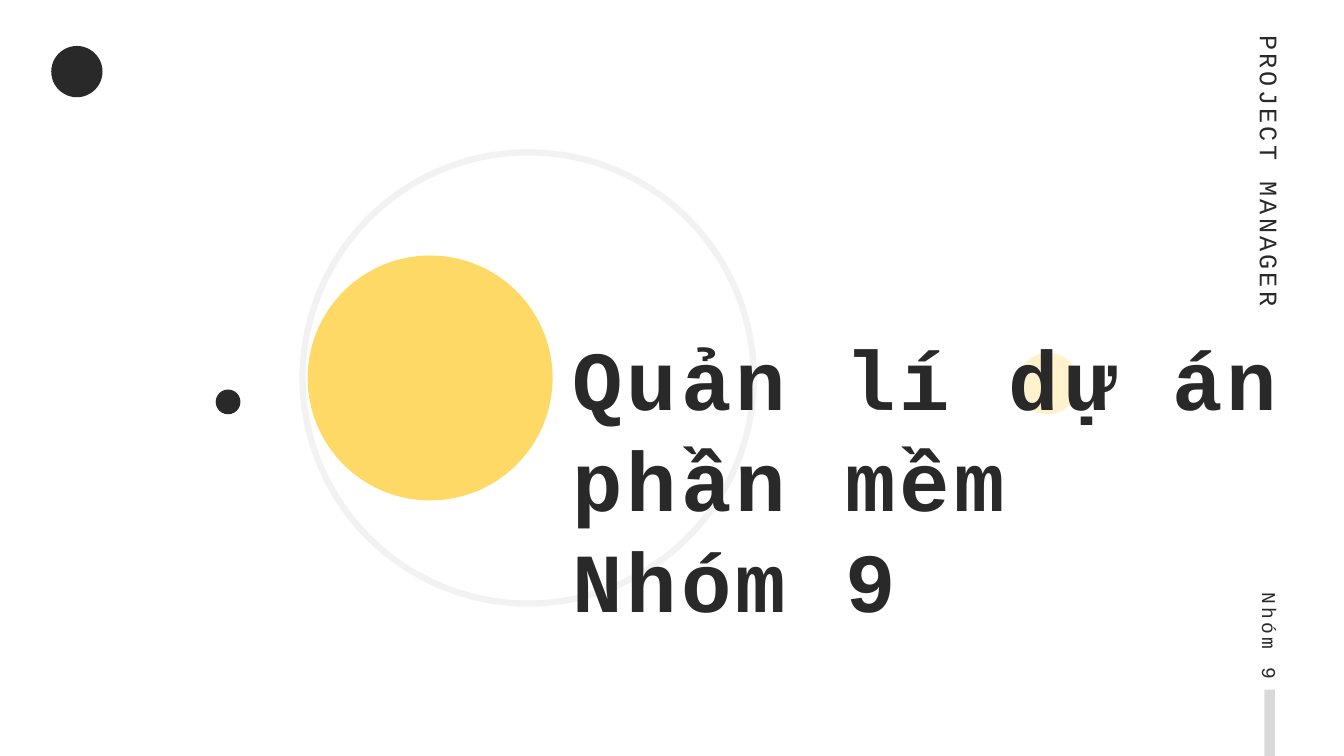
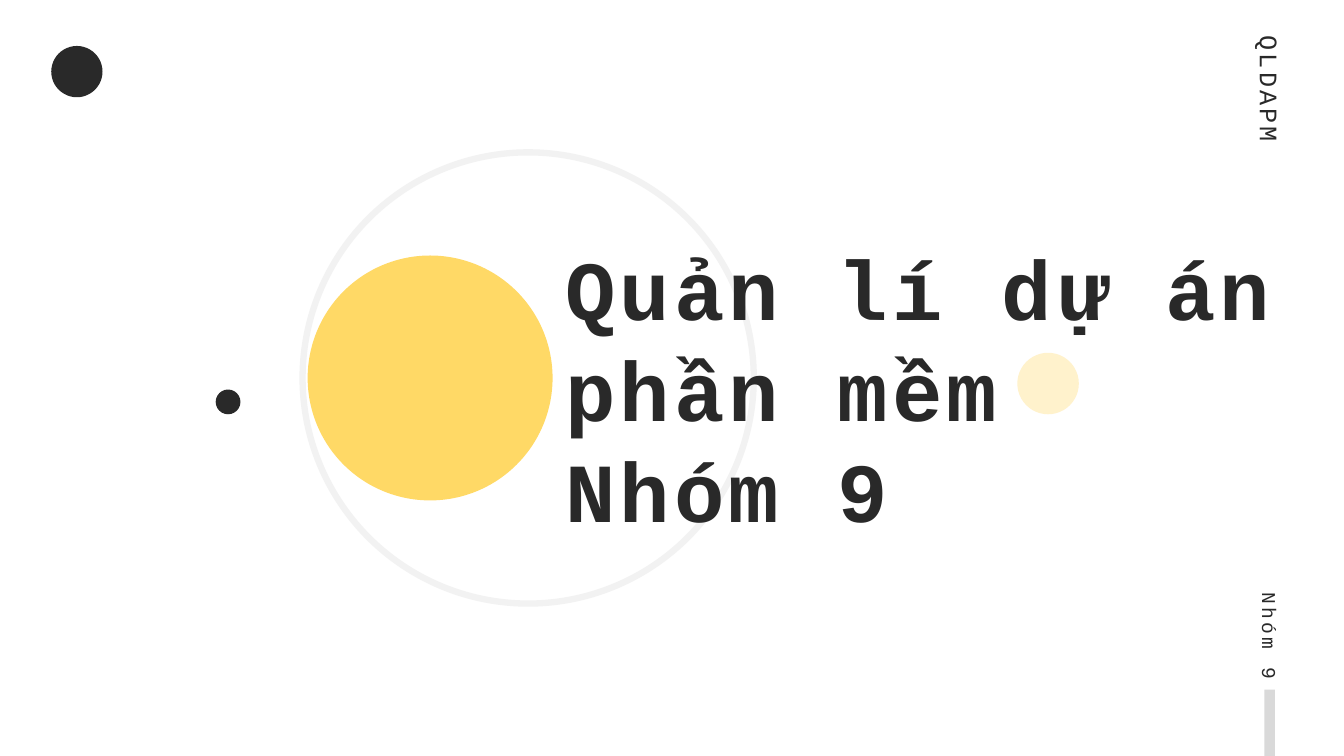
Before and after one commit to EdgarIgnite16/MSP-Project, a slide deck: slide 1 of Report/Nhom9_SingedShop.pptx. Drawn at 1344x756 pixels with LibreOffice and Linux fonts; fonts in the diff are those of the drawing; background and template pictures are left out. Boxes give left, top, right and bottom in pixels: in the first picture for what was removed or moved away, otherwise in the second. Text is boxed around its words. In the diff, an @@ line names an element or a change of style, - is before the commit and + after.

```diff
--- a/Report/Nhom9_SingedShop.pptx
+++ b/Report/Nhom9_SingedShop.pptx
@@ text at (x1=1252, y1=46, x2=1281, y2=139): text changed @@
-PROJECT MANAGER
+QLDAPM
@@ text "Quản lí dự án" moved from (x1=572, y1=350, x2=1277, y2=613) to (x1=565, y1=260, x2=1270, y2=523) @@
```
Also in this commit, not shown: 3 slides added, 3 slides removed.
